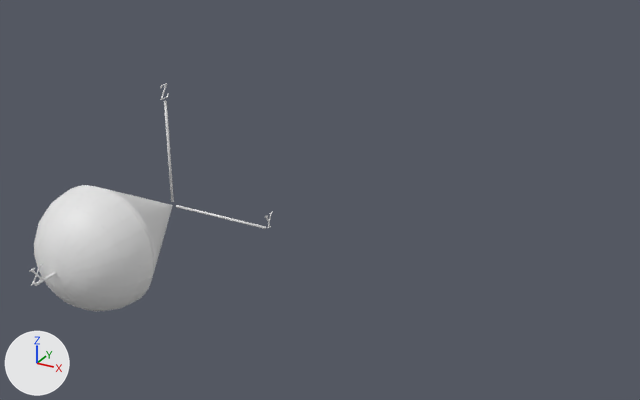
The FBX model public/assets/Intersecciones/Cono Esfera X.fbx: old version first, new version second.
Camera for both pictures: a 50 mm camera at (4.67, -16.08, 8.73) aimed at (-2.37, -3.27, 2.32). The axes (+X, +Y, +Z) are drawn at lower left. The lights are the same throughout. Where no turn or scale is listed for an object, it has been applied to the vertices. Vertices at the same position are counted once.

Before the edit, the objects in view are built like this:
```python
ob_cone_01 = bpy.data.objects.new('Cone-01', me_cone_01_ncl1_1)
ob_cone_01.location = (-5.3, -4.8, 1.8)
ob_eje_x = bpy.data.objects.new('eje-X', me_eje_x_ncl1_1)
ob_eje_x.location = (-5.3, -5.61, 1.8)
ob_eje_y = bpy.data.objects.new('eje-Y', me_eje_y_ncl1_1)
ob_eje_y.location = (-4.21, -3.8, 1.8)
ob_eje_z = bpy.data.objects.new('eje-Z', me_eje_z_ncl1_1)
ob_eje_z.location = (-5.3, -3.8, 2.88)
ob_sphere = bpy.data.objects.new('Sphere', me_sphere_ncl1_1)
ob_sphere.location = (-5.3, -5.8, 1.8)
ob_sphere_2 = bpy.data.objects.new('Sphere.2', me_sphere_2_ncl1_1)
ob_sphere_2.location = (-5.3, -5.8, 1.8)
ob_sphere_2.rotation_euler = (-3.142, 0.0, 0.0)  # degrees (-180, 0, 0)
ob_sphere_2.scale = (0.005, 0.005, 0.005)
ob_x = bpy.data.objects.new('X', me_x_ncl1_1)
ob_x.location = (-5.3, -7.3, 1.94)
ob_y = bpy.data.objects.new('Y', me_y_ncl1_1)
ob_y.location = (-3.12, -3.8, 1.94)
ob_z = bpy.data.objects.new('Z', me_z_ncl1_1)
ob_z.location = (-5.3, -3.8, 4.05)
```
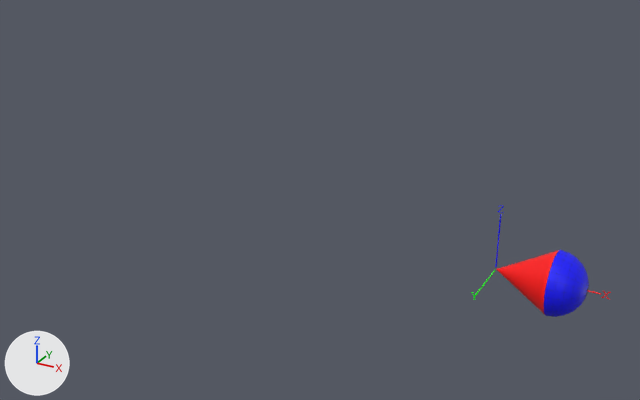
Where the newer file only moved an object's origin or applied its transform, the numbers keep the older frame.

Patch to the scene script:
```diff
--- a/public/assets/Intersecciones/Cono Esfera X.fbx.py
+++ b/public/assets/Intersecciones/Cono Esfera X.fbx.py
@@ me_cone_01_ncl1_1 @@
 me_cone_01_ncl1_1.from_pydata(...)  # 397 vertices, 396 faces; spans x -1.13..1.12, y -1.0..1.0, z -1.13..1.12
+# me_cone_01_ncl1_1 part 2: the whole mesh is turned 90 degrees about the z axis through its middle and scaled by 0.604, then moved by (5.9, 4.8, -1.8)
+me_cone_01_ncl1_1.materials.append(mat_rojoa)  # red #ff0000
@@ me_sphere_ncl1_1 @@
 me_sphere_ncl1_1.from_pydata(...)  # 145 vertices, 144 faces; spans x -1.12..1.12, y -1.12..0.0, z -1.12..1.12
+# me_sphere_ncl1_1 part 10: the whole mesh is turned 90 degrees about the z axis through its middle and scaled by 0.604, then moved by (6.85, 6.36, -1.8)
+me_sphere_ncl1_1.materials.append(mat_azula)  # blue #0000ff
@@ me_eje_x_ncl1_1 @@
 me_eje_x_ncl1_1.from_pydata(...)  # 50 vertices, 56 faces; spans x -0.03..0.03, y -1.75..1.75, z -0.03..0.03
+# me_eje_x_ncl1_1 part 7: the whole mesh is turned 90 degrees about the z axis through its middle and scaled by 0.604, then moved by (6.39, 5.61, -1.8)
+me_eje_x_ncl1_1.materials.append(mat_rojo)  # red #ff0000
@@ me_x_ncl1_1 @@
 me_x_ncl1_1.from_pydata(...)  # 2010 vertices, 2008 faces; spans x -0.016..0.0, y -0.145..0.133, z -0.116..0.144
+# me_x_ncl1_1 part 8: the whole mesh is turned 90 degrees about the z axis through its middle and scaled by 0.604, then moved by (7.552, 7.322, -1.955)
+me_x_ncl1_1.materials.append(mat_rojo)  # red #ff0000
@@ me_eje_z_ncl1_1 @@
 me_eje_z_ncl1_1.from_pydata(...)  # 50 vertices, 56 faces; spans x -0.02..0.02, y -0.03..0.03, z -1.0..1.0
+# me_eje_z_ncl1_1 part 1: the whole mesh is scaled about its middle by 0.604, then moved by (5.3, 3.8, -2.23)
+me_eje_z_ncl1_1.materials.append(mat_azul)  # blue #0000ff
@@ me_sphere_2_ncl1_1 @@
 # used by ob_sphere_2; location = (-5.3, -5.8, 1.8); rotation_euler = (-3.142, 0.0, 0.0), in degrees (-180, 0, 0); scale = (0.005, 0.005, 0.005)
-me_sphere_2_ncl1_1.from_pydata(...)  # 5396 vertices, 4338 faces; spans x -226.0..226.0, y -1.0..226.0, z -226.0..226.0
+me_sphere_2_ncl1_1.from_pydata(...)  # 5374 vertices, 4338 faces; spans x -113.0..113.0, y -113.0..113.0, z 200.0..313.0
+# me_sphere_2_ncl1_1 part 3: 358 loose pieces with 4976 vertices, spanning x -226.0..226.0, y -1.0..226.0, z -226.0..225.0, are deleted
+# me_sphere_2_ncl1_1 part 4: 4954 vertices added at x -113.0..113.0, y -113.0..113.0, z 200.0..313.0
+me_sphere_2_ncl1_1.materials.append(mat_negro)  # black #000000
@@ me_z_ncl1_1 @@
 me_z_ncl1_1.from_pydata(...)  # 1226 vertices, 1224 faces; spans x -0.016..0.0, y -0.113..0.107, z -0.116..0.144
+# me_z_ncl1_1 part 9: the whole mesh is turned -90 degrees about the z axis through its middle and scaled by 0.604, then moved by (5.3, 3.808, -2.694)
+me_z_ncl1_1.materials.append(mat_azul)  # blue #0000ff
@@ me_y_ncl1_1 @@
 me_y_ncl1_1.from_pydata(...)  # 1494 vertices, 1492 faces; spans x -0.016..0.0, y -0.132..0.131, z -0.116..0.144
+# me_y_ncl1_1 part 5: the whole mesh is turned 90 degrees about the z axis through its middle and scaled by 0.604, then moved by (3.132, 2.503, -1.955)
+me_y_ncl1_1.materials.append(mat_verde)  # green #00ff00
@@ me_eje_y_ncl1_1 @@
 me_eje_y_ncl1_1.from_pydata(...)  # 50 vertices, 56 faces; spans x -1.0..1.0, y -0.03..0.03, z -0.03..0.03
+# me_eje_y_ncl1_1 part 6: the whole mesh is turned -90 degrees about the z axis through its middle and scaled by 0.604, then moved by (4.21, 3.14, -1.8)
+me_eje_y_ncl1_1.materials.append(mat_verde)  # green #00ff00
@@ ob_sphere_2 @@
 ob_sphere_2 = bpy.data.objects.new('Sphere.2', me_sphere_2_ncl1_1)
-ob_sphere_2.location = (-5.3, -5.8, 1.8)
-ob_sphere_2.rotation_euler = (-3.142, 0.0, 0.0)  # degrees (-180, 0, 0)
-ob_sphere_2.scale = (0.005, 0.005, 0.005)
+ob_sphere_2.location = (0.0, 0.0, 0.0)
+ob_sphere_2.rotation_euler = (1.571, 0.0, 1.571)  # degrees (90, 0, 90)
+ob_sphere_2.scale = (0.00604, 0.00604, 0.00604)
```

Pixel boxes (x1, y1, x2, y2) of what changed, in the pictures (640 x 400 px):
'Sphere', recoloured, mesh turned: before (34, 185, 153, 311); after (544, 250, 589, 317)
'Cone-01', recoloured, mesh turned: before (77, 185, 173, 300); after (496, 250, 559, 315)
'Sphere.2', reshaped, moved, turned, rescaled: before (34, 185, 154, 312); after (544, 251, 589, 317)
'eje-Z', recoloured, mesh rescaled: before (164, 101, 174, 202); after (495, 214, 502, 267)
'eje-Y', recoloured, mesh turned: before (176, 205, 266, 229); after (474, 270, 496, 296)
'X', recoloured, mesh turned: before (29, 264, 44, 286); after (601, 290, 611, 299)
'eje-X', recoloured, mesh turned: before (34, 272, 56, 286); after (587, 290, 601, 295)
'Y', recoloured, mesh turned: before (265, 212, 273, 229); after (471, 292, 478, 300)
'Z', recoloured, mesh turned: before (160, 83, 168, 100); after (498, 205, 504, 213)
part 3 of me_sphere_2_ncl1_1, deleted: before (34, 185, 154, 311)
part 4 of me_sphere_2_ncl1_1, added: after (544, 251, 589, 317)
